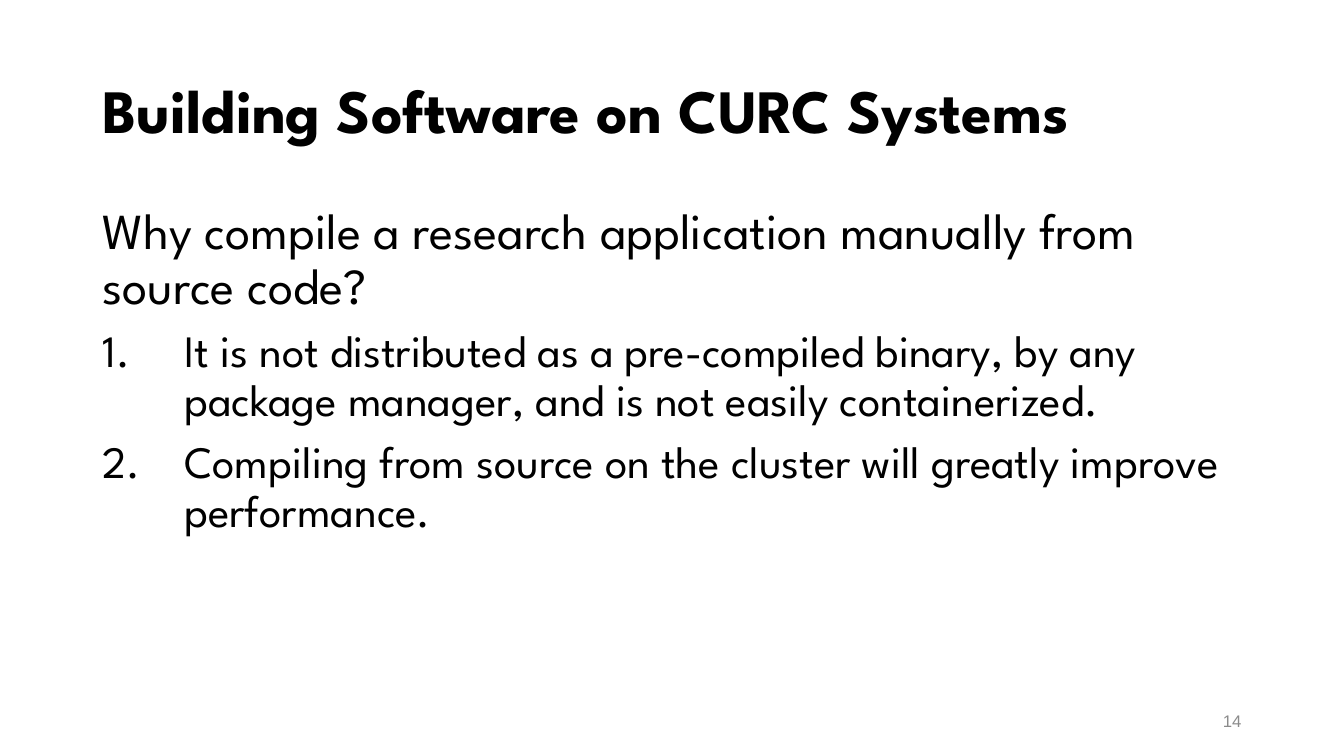
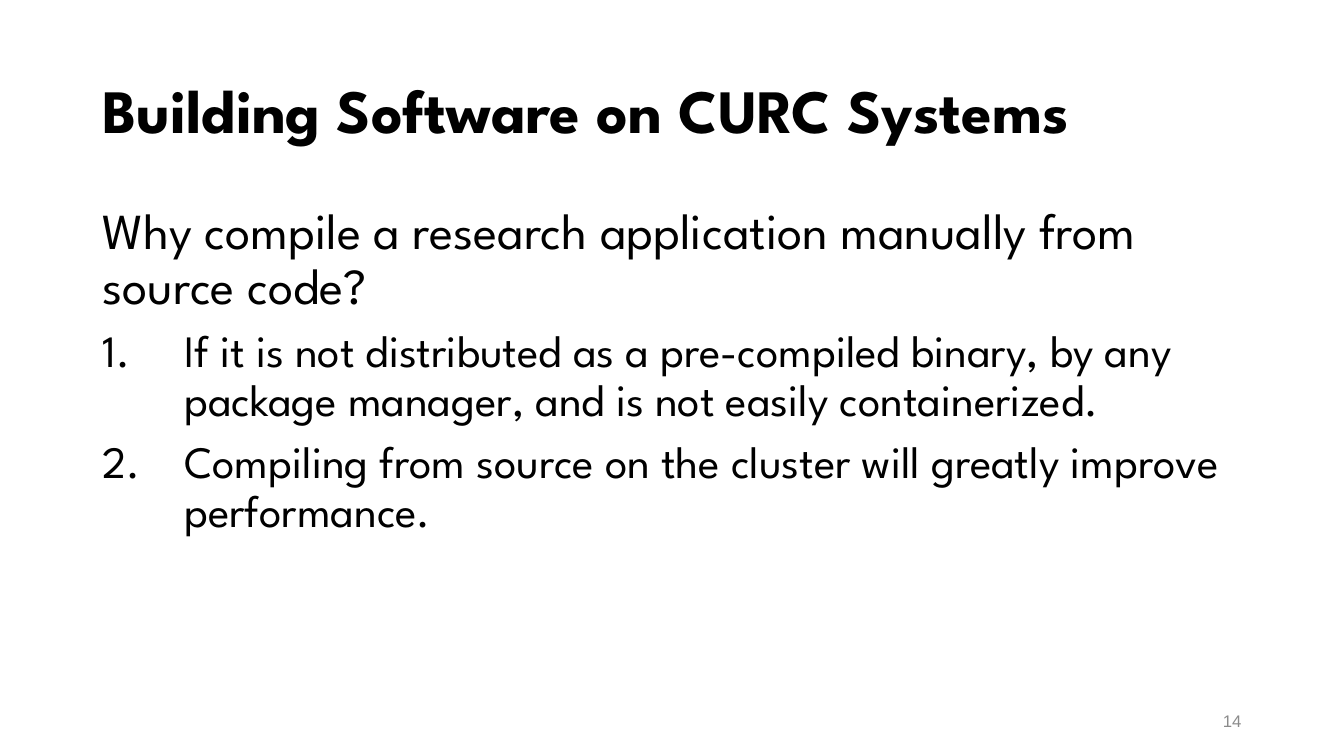
Before and after one commit to mohalkh5/hpc_fundamentals_micro_credential, a slide deck: slide 14 of installing_software/installing_software.pptx. Drawn at 1344x756 pixels with LibreOffice and Linux fonts; fonts in the diff are those of the drawing; background and template pictures are left out. Boxes give left, top, right and bottom in pixels: in the first picture for what was removed or moved away, otherwise in the second. Text is boxed around its words. In the diff, an @@ line names an element or a change of style, - is before the commit and + after.

```diff
--- a/installing_software/installing_software.pptx
+++ b/installing_software/installing_software.pptx
@@ text at box(184, 335, 1172, 426): text changed @@
-1. It is not distributed as a pre-compiled binary, by any package manager, and is not easily containerized.
+1. If it is not distributed as a pre-compiled binary, by any package manager, and is not easily containerized.
```
Also in this commit, not shown: 28 other slides changed, 1 other file.
